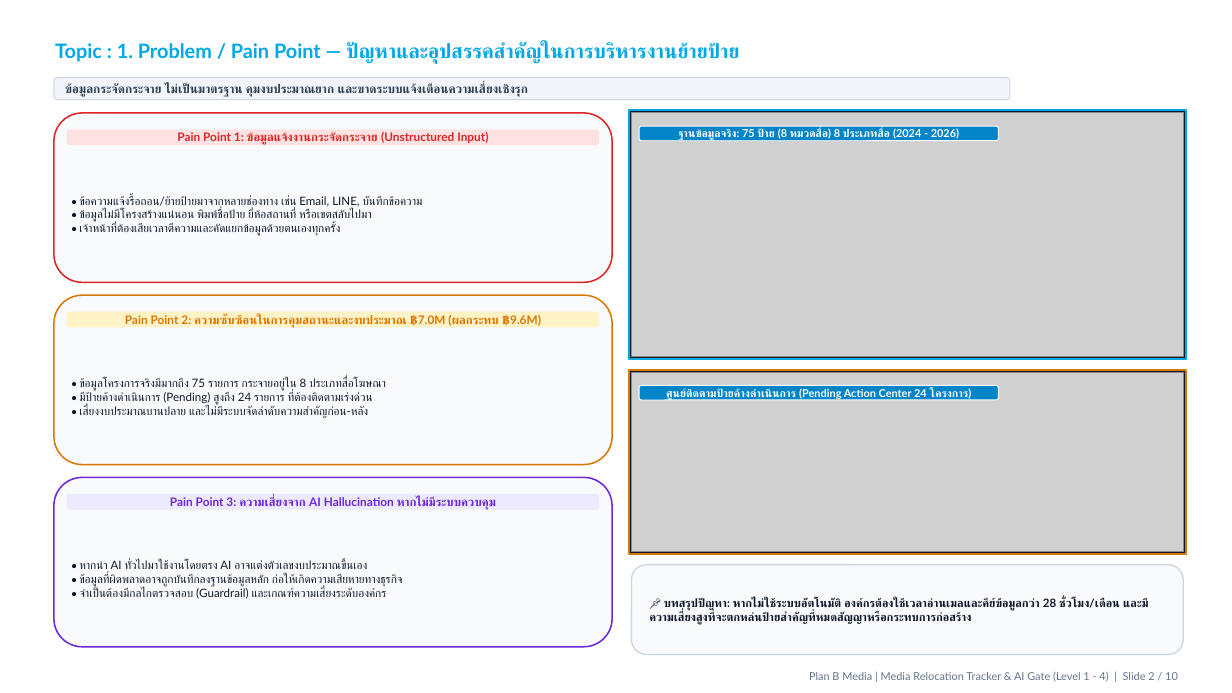
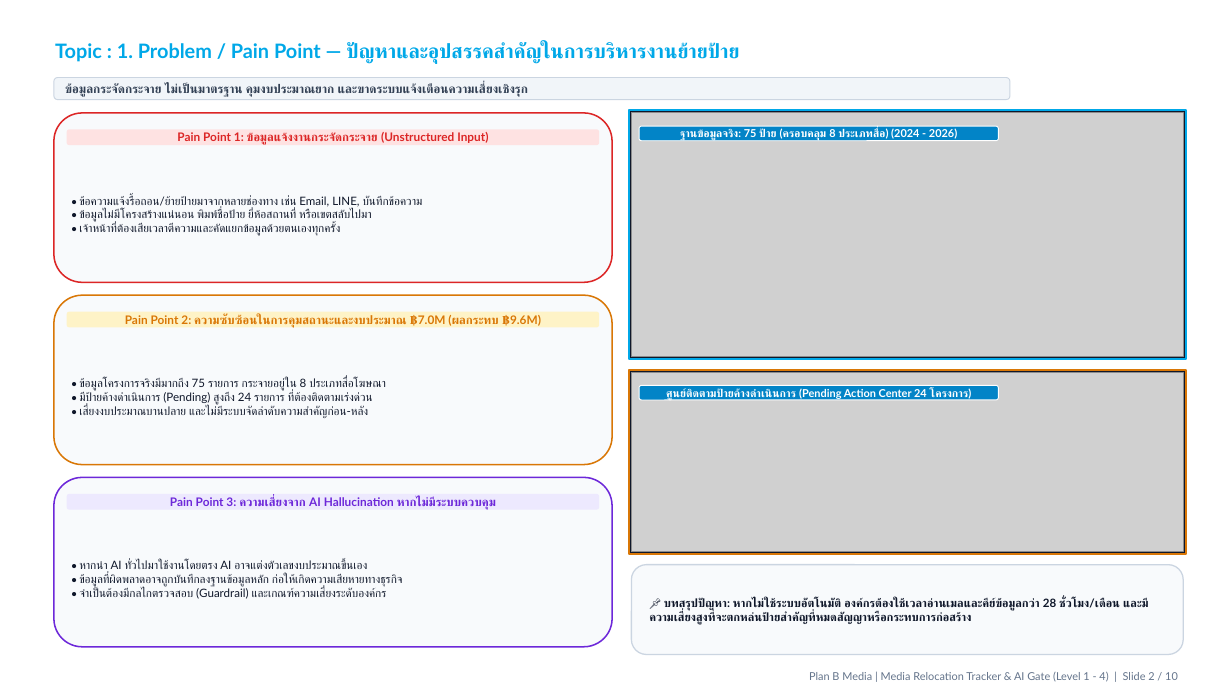
Before and after one commit to wasusangthong-sketch/media_relocation_dist, a slide deck: slide 2 of AI_Gate_Committee_Presentation_10slides.pptx. Drawn at 1232x693 pixels with LibreOffice and Linux fonts; fonts in the diff are those of the drawing; grey boxes stand for pictures; background and template pictures are left out. Boxes give left, top, right and bottom in pixels: in the first picture for what was removed or moved away, otherwise in the second. Text is boxed around its words. In the diff, an @@ line names an element or a change of style, - is before the commit and + after.

```diff
--- a/AI_Gate_Committee_Presentation_10slides.pptx
+++ b/AI_Gate_Committee_Presentation_10slides.pptx
@@ text in rounded rectangle at (680, 128, 957, 141): text changed @@
-ฐานข้อมูลจริง: 75 ป้าย (8 หมวดสื่อ) 8 ประเภทสื่อ (2024 - 2026)
+ฐานข้อมูลจริง: 75 ป้าย (ครอบคลุม 8 ประเภทสื่อ) (2024 - 2026)
```
Also in this commit, not shown: 2 other slides changed, 1 other file.
